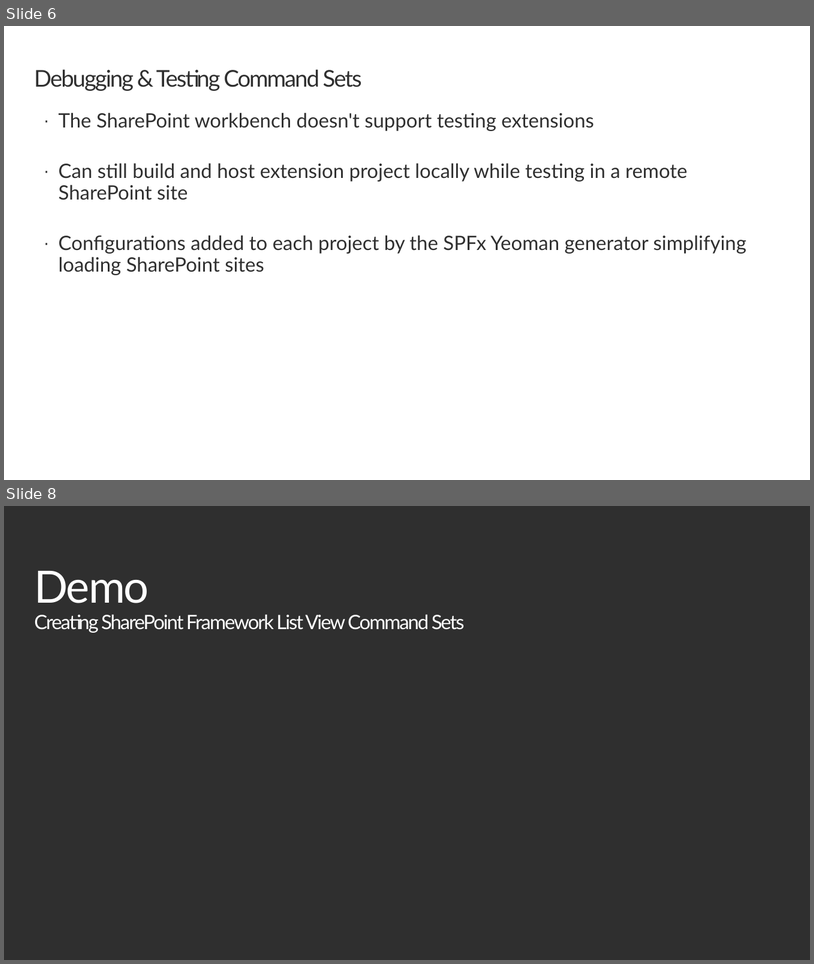
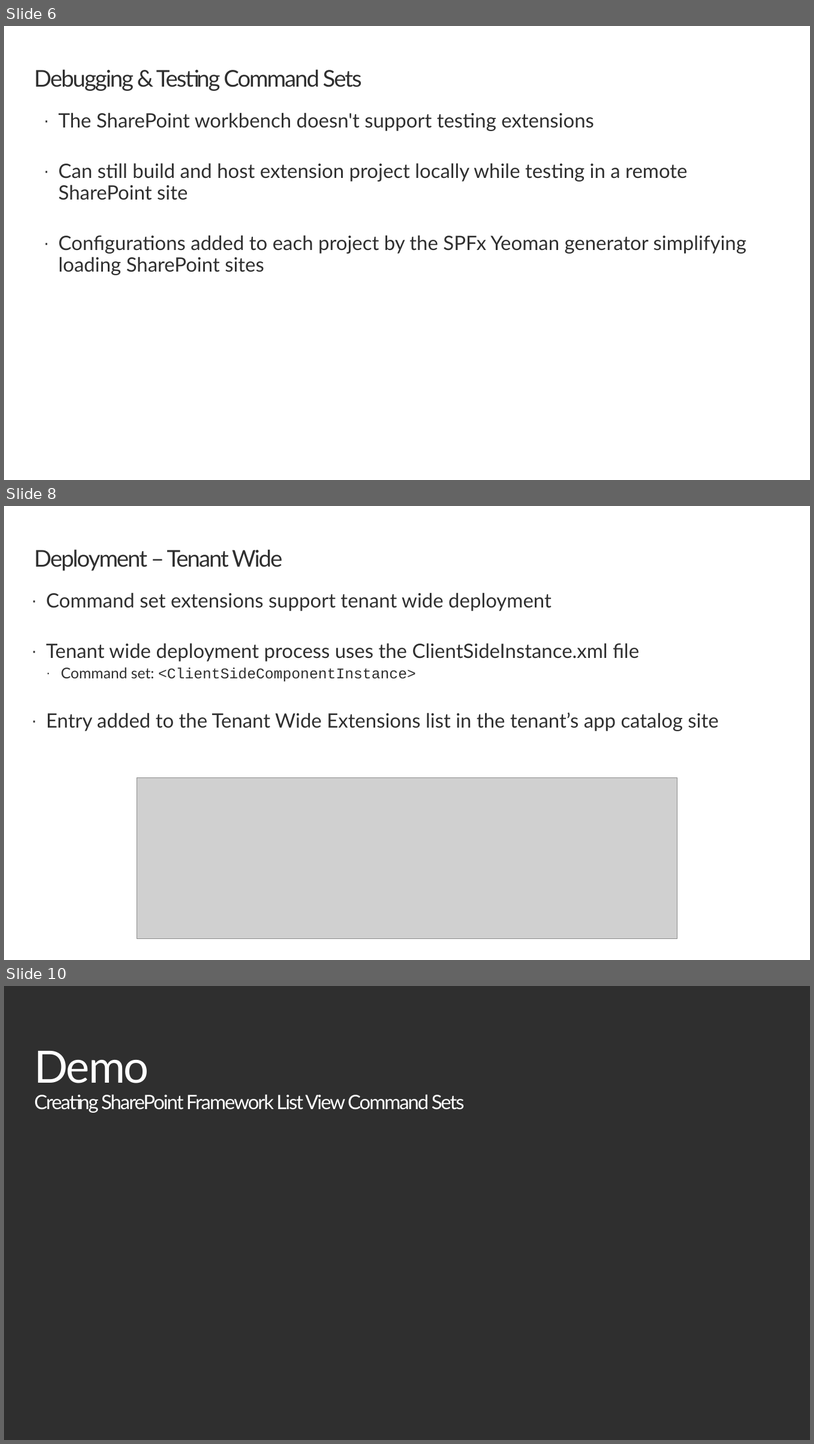
Before and after one commit to SharePoint/sp-dev-training-spfx-extensions, a slide deck: 03 commandset.pptx. Shown one above the other, each under a label of ours: slides 6 and 8 before the commit, slides 6, 8 and 10 after it; the slides between them are not shown. The pictures are 814x964 and 814x1444 pixels, drawn with LibreOffice and Linux fonts; fonts in the diff are those of the drawing; grey boxes stand for pictures; background and template pictures are left out. Boxes give left, top, right and bottom in pixels: in the first picture for what was removed or moved away, otherwise in the second. Text is boxed around its words. In the diff, an @@ line names an element or a change of style, - is before the commit and + after.

```diff
--- a/03 commandset.pptx
+++ b/03 commandset.pptx
@@ slide 8 added at [4,506,810,960], background #FFFFFF @@
@@ title added at [34,549,282,571], 28 pt, text #2F2F2F @@
+Deployment – Tenant Wide
@@ text added at [46,592,719,731], 24 pt, text #2F2F2F @@
+· Command set extensions support tenant wide deployment
+· Tenant wide deployment process uses the ClientSideInstance.xml file
+  · Command set: <ClientSideComponentInstance>
+· Entry added to the Tenant Wide Extensions list in the tenant’s app catalog site
@@ picture added at [137,778,677,938] @@
@@ what was slide 8 is now slide 10 @@
```
Also in this commit, not shown: 1 slide changed, 1 other slide added, 27 other files.
